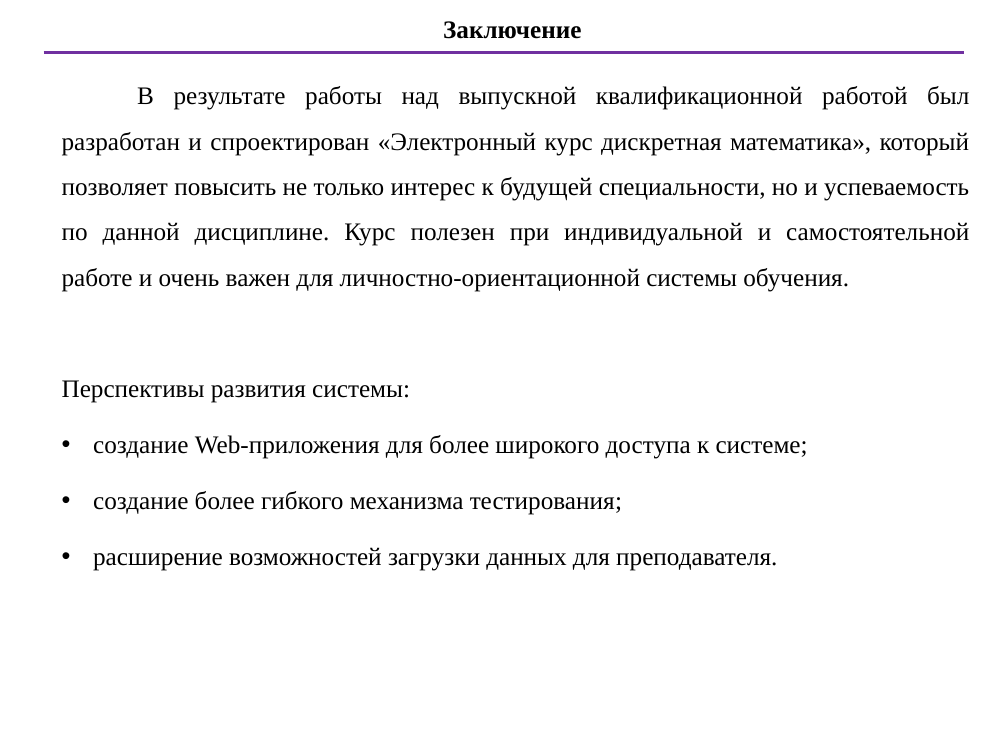
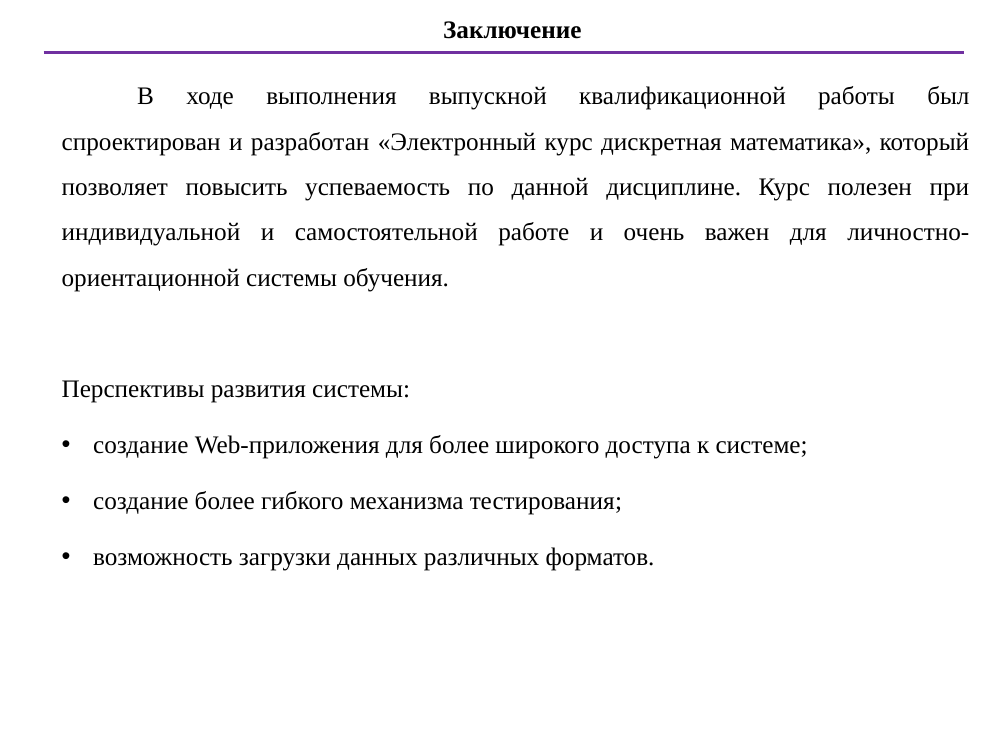
Before and after one commit to RuslanRinatovich/DiscretAppFinal, a slide deck: slide 24 of Презентация и речь/Презентация 2.1.pptx. Drawn at 1008x756 pixels with LibreOffice and Linux fonts; fonts in the diff are those of the drawing. Boxes give left, top, right and bottom in pixels: in the first picture for what was removed or moved away, otherwise in the second. Text is boxed around its words. In the diff, an @@ line names an element or a change of style, - is before the commit and + after.

```diff
--- a/Презентация и речь/Презентация 2.1.pptx
+++ b/Презентация и речь/Презентация 2.1.pptx
@@ subtitle at box(62, 86, 970, 292): text changed @@
-В результате работы над выпускной квалификационной работой был разработан и спроектирован «Электронный курс дискретная математика», который позволяет повысить не только интерес к будущей специальности, но и успеваемость по данной дисциплине. Курс полезен при индивидуальной и самостоятельной работе и очень важен для личностно-ориентационной системы обучения.
+В ходе выполнения выпускной квалификационной работы был спроектирован и разработан «Электронный курс дискретная математика», который позволяет повысить успеваемость по данной дисциплине. Курс полезен при индивидуальной и самостоятельной работе и очень важен для личностно-ориентационной системы обучения.
@@ subtitle at box(93, 547, 655, 571): text changed @@
-• расширение возможностей загрузки данных для преподавателя.
+• возможность загрузки данных различных форматов.
```
Also in this commit, not shown: 12 other slides changed, 29 other files.
